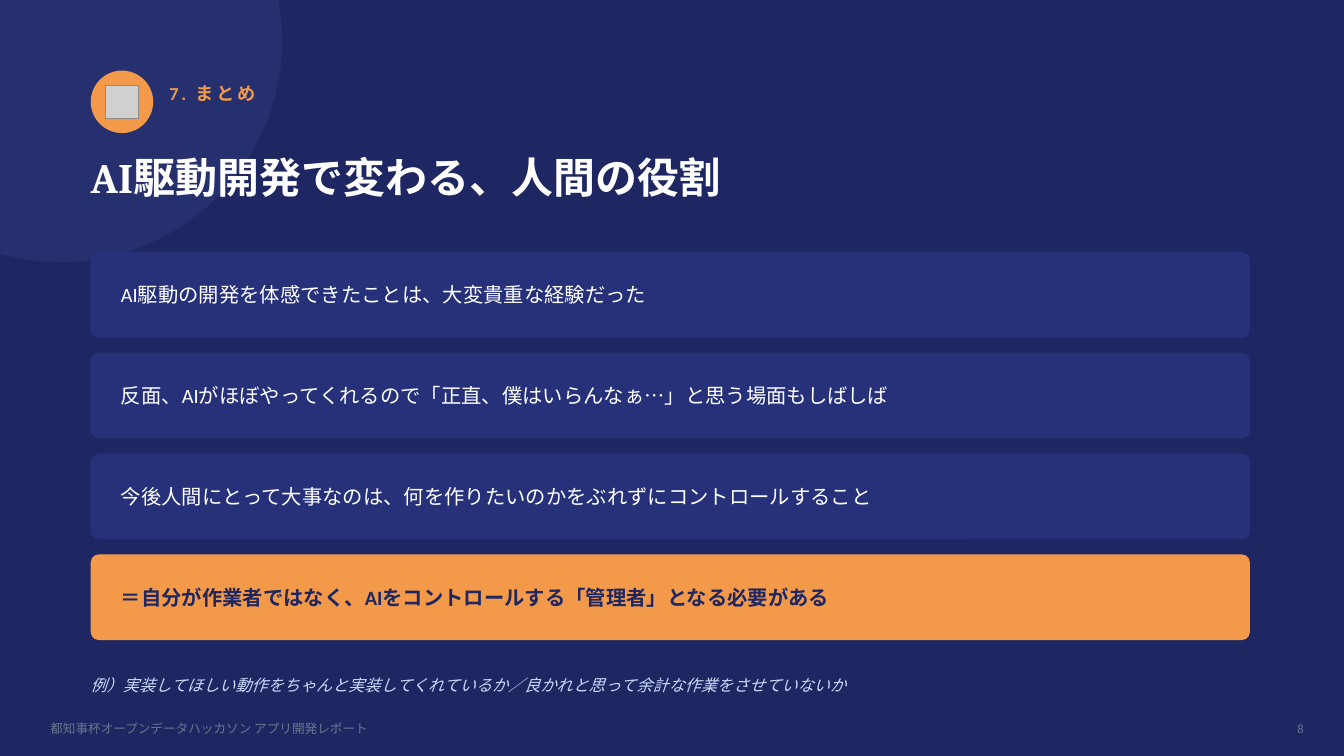
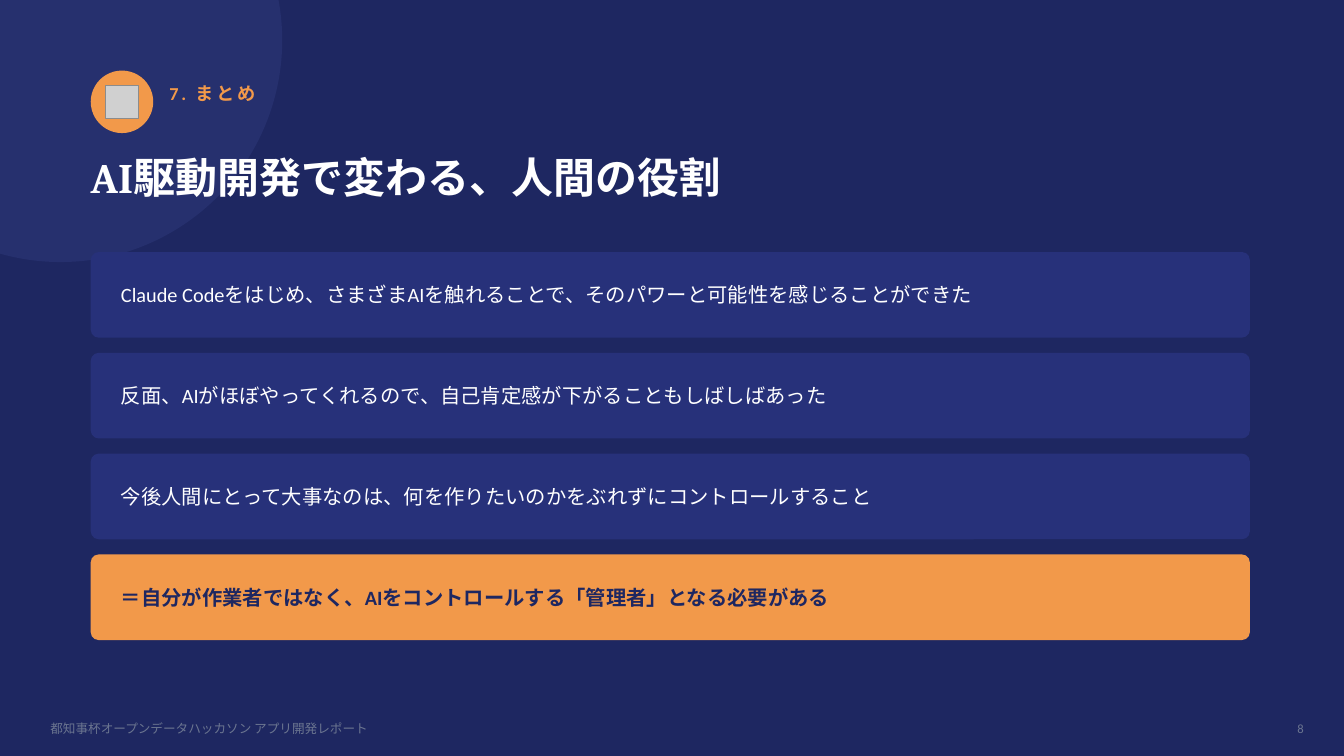
Before and after one commit to TatsuyaSoma/OpenDataHackathon2026_ASH, a slide deck: slide 8 of docs/presentations/9-11_部会発表_ひといきアプリ開発レポート.pptx. Drawn at 1344x756 pixels with LibreOffice and Linux fonts; fonts in the diff are those of the drawing; grey boxes stand for pictures. Boxes give left, top, right and bottom in pixels: in the first picture for what was removed or moved away, otherwise in the second. Text is boxed around its words. In the diff, an @@ line names an element or a change of style, - is before the commit and + after.

```diff
--- a/docs/presentations/9-11_部会発表_ひといきアプリ開発レポート.pptx
+++ b/docs/presentations/9-11_部会発表_ひといきアプリ開発レポート.pptx
@@ text at bbox=[121, 286, 972, 304]: text changed @@
-AI駆動の開発を体感できたことは、大変貴重な経験だった
+Claude Codeをはじめ、さまざまAIを触れることで、そのパワーと可能性を感じることができた
@@ text at bbox=[121, 386, 827, 405]: text changed @@
-反面、AIがほぼやってくれるので「正直、僕はいらんなぁ…」と思う場面もしばしば
+反面、AIがほぼやってくれるので、自己肯定感が下がることもしばしばあった
@@ text removed at bbox=[91, 677, 846, 693] @@
-例）実装してほしい動作をちゃんと実装してくれているか／良かれと思って余計な作業をさせていないか
```
Also in this commit, not shown: 6 other slides changed, 1 slide added.
